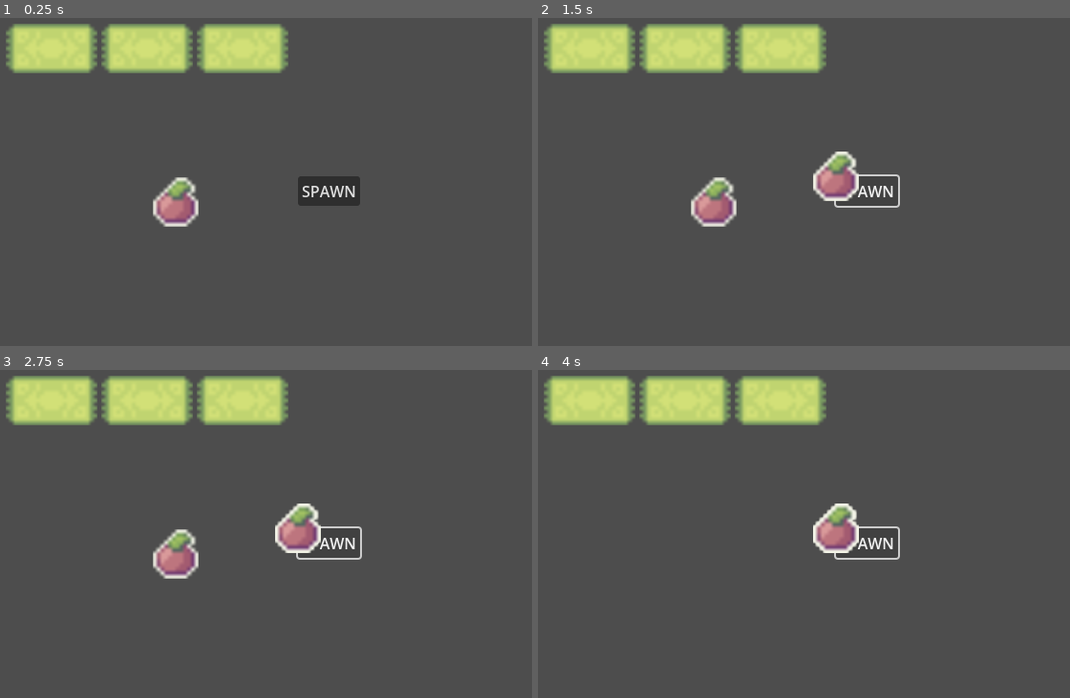
Above: before the commit, frames 1-4 (two rows, left to right).
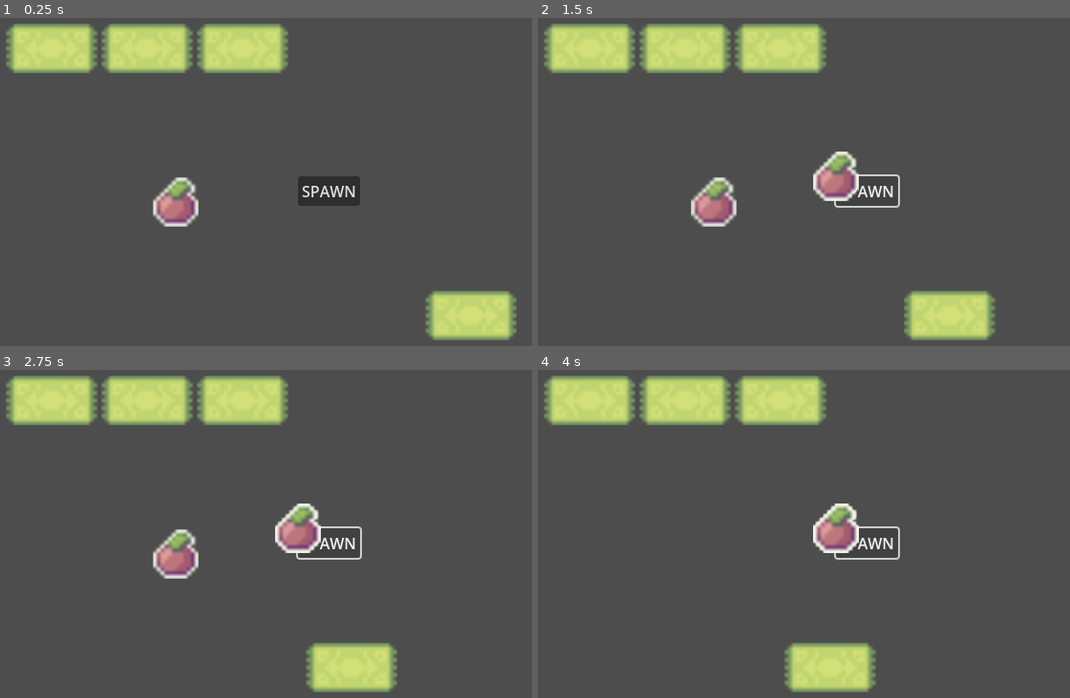
Above: after the commit, the same moments.

Repository: andrewcrisp/shelfsortinggame
Game: Godot game, scene res://scenes/level.tscn
Same seed, same stepped clock (60 frames per second), same inputs: the game is played once before the commit and once after it.
Inputs (mouse positions are in pixels of both pictures, inside the frame that each line leads up to):
- Up to frame 1 (0.25 s): no input
- Up to frame 2 (1.5 s): click "SPAWN" at 0.5 s; click "SPAWN" at 1.25 s
- Up to frame 3 (2.75 s): click "SPAWN" at 2 s
- Up to frame 4 (4 s): move the mouse to (713, 553) at 2.77 s; click (713, 553) at 2.85 s; move the mouse to (835, 527) at 3.52 s; click (835, 527) at 3.6 s

The runs differ from the first frame. In frame 1, 2.5% of the frame differs, in the area x 79-98%, y 83-99%; in frame 2, 2.5%; in frame 3, 2.5%; in frame 4, 2.5%.

Commit message:
Add a spot to a Path2Dfollower to move it automatically

Diff:
--- a/scenes/conveyor.tscn
+++ b/scenes/conveyor.tscn
@@ -1,3 +1,34 @@
-[gd_scene format=3 uid="uid://b5rb3vco0eqhs"]
+[gd_scene load_steps=5 format=3 uid="uid://b5rb3vco0eqhs"]
+
+[ext_resource type="Script" uid="uid://dkjqu71nx3jqu" path="res://scripts/conveyor.gd" id="1_y326v"]
+
+[sub_resource type="Curve2D" id="Curve2D_y326v"]
+_data = {
+"points": PackedVector2Array(0, 0, 0, 0, 500, 0, 0, 0, 0, 0, 0, 0)
+}
+point_count = 2
+
+[sub_resource type="CircleShape2D" id="CircleShape2D_mfjcm"]
+
+[sub_resource type="CircleShape2D" id="CircleShape2D_kqxj7"]
 
 [node name="Conveyor" type="Node2D"]
+script = ExtResource("1_y326v")
+
+[node name="Path2D" type="Path2D" parent="."]
+curve = SubResource("Curve2D_y326v")
+
+[node name="PathFollow2D" type="PathFollow2D" parent="Path2D"]
+position = Vector2(500, 0)
+rotation = 3.14159
+loop = false
+
+[node name="despawner" type="Area2D" parent="."]
+
+[node name="despawnerCollider" type="CollisionShape2D" parent="despawner"]
+shape = SubResource("CircleShape2D_mfjcm")
+
+[node name="spawner" type="Area2D" parent="."]
+
+[node name="spawnerCollider" type="CollisionShape2D" parent="spawner"]
+shape = SubResource("CircleShape2D_kqxj7")
--- a/scenes/level.tscn
+++ b/scenes/level.tscn
@@ -20,3 +20,4 @@
 position = Vector2(100, 50)
 
 [node name="Conveyor" parent="." instance=ExtResource("5_ppgk2")]
+position = Vector2(50, 330)
--- /dev/null
+++ b/scripts/conveyor.gd
@@ -0,0 +1,39 @@
+extends Node2D
+
+var spot
+
+var maxSpots: int = 3
+var spots: Array
+
+func _process(delta: float) -> void:
+	$Path2D/PathFollow2D.h_offset += 50 * delta
+
+	if spots.is_empty():
+		SpawnSpot()
+	#else:
+		#print(str(spots[0].position))
+
+func _ready() -> void:
+	spot = preload("res://scenes/spot.tscn")
+	var curve:Curve2D = $Path2D.curve
+	var startPosition = curve.get_point_position(0)
+	$spawner.position = startPosition
+	print("Spawner global position " + str($spawner.global_position))
+	$despawner.position = curve.get_point_position(1)
+	print("Despawner global position " + str($despawner.global_position))
+
+func SpawnSpot():
+	var newspot = spot.instantiate()
+	newspot.scale = Vector2(4,4)
+
+	$despawner.connect("area_entered", _on_despawner_entered)
+	$Path2D/PathFollow2D.add_child(newspot)
+	newspot.position = $spawner.position
+	print("new spot at position " + str(newspot.global_position))
+	spots.append(newspot)
+
+func _on_despawner_entered(area: Area2D):
+	print("Despawner hit")
+	print("moving to " + str($spawner.global_position))
+	area.get_parent().global_position = $spawner.global_position
+	print("moved to " + str(area.global_position))
Not shown, added: scripts/conveyor.gd.uid
